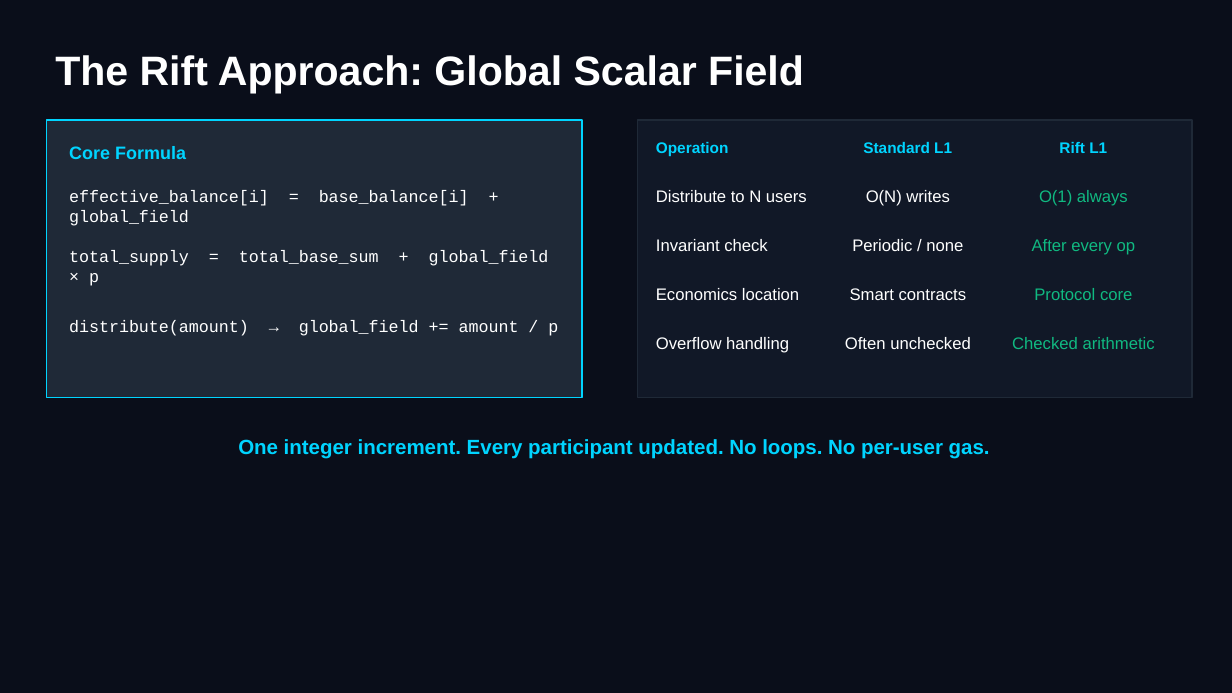
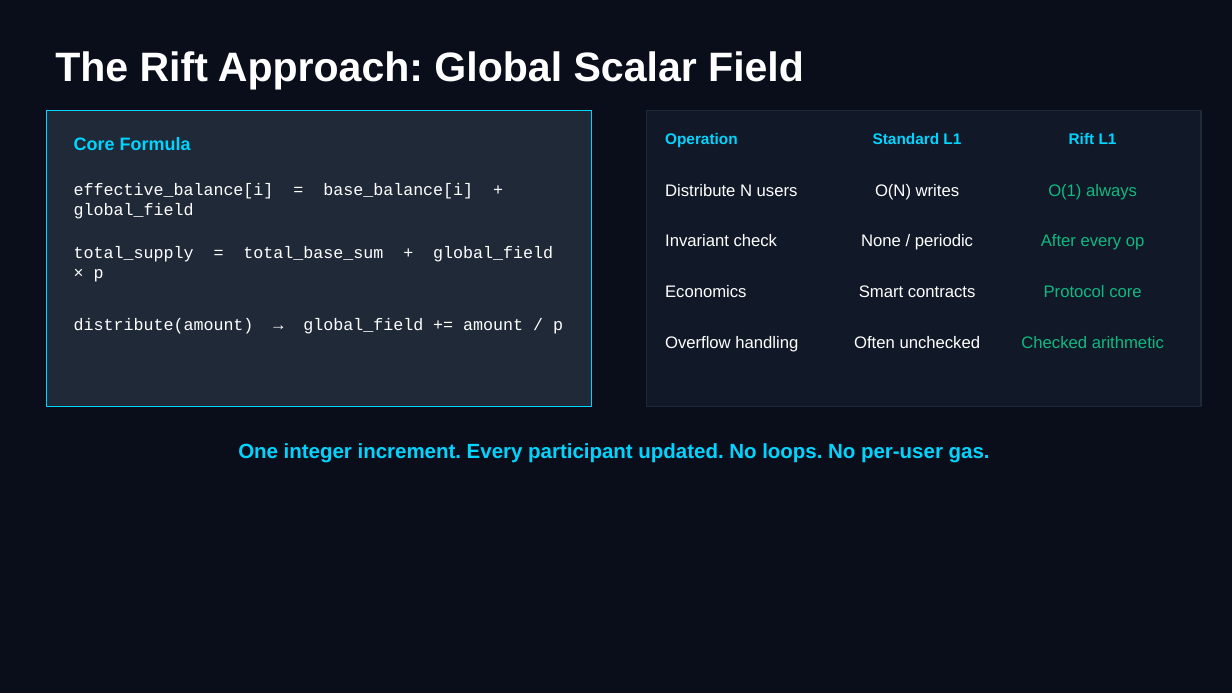
Before and after one commit to RFT-SIRM/Rift-L1-Blockchain, a slide deck: slide 3 of Rift_L1_Pitch.pptx. Drawn at 1232x693 pixels with LibreOffice and Linux fonts; fonts in the diff are those of the drawing. Boxes give left, top, right and bottom in pixels: in the first picture for what was removed or moved away, otherwise in the second. Text is boxed around its words. In the diff, an @@ line names an element or a change of style, - is before the commit and + after.

```diff
--- a/Rift_L1_Pitch.pptx
+++ b/Rift_L1_Pitch.pptx
@@ text "The Rift Approach: Global Scalar ...": place and size @@
-text "The Rift Approach: Global Scalar ..." at <box>55,55,804,94</box>
+text "The Rift Approach: Global Scalar ..." at <box>55,51,804,89</box>
@@ rectangle: place and size @@
-rectangle at <box>46,120,582,397</box>
+rectangle at <box>46,111,592,407</box>
@@ rectangle: place and size @@
-rectangle at <box>638,120,1192,397</box>
+rectangle at <box>647,111,1202,407</box>
@@ 5 texts: place and size @@
-5 texts at <box>656,142,1128,206</box>
+5 texts at <box>665,133,1137,200</box>
@@ text "Core Formula": place and size @@
-text "Core Formula" at <box>69,146,186,159</box>
+text "Core Formula" at <box>74,137,191,150</box>
@@ text "effective_balance[i] = base_balance[i] + global_field": place and size @@
-text "effective_balance[i] = base_balance[i] + global_field" at <box>69,190,269,226</box>
+text "effective_balance[i] = base_balance[i] + global_field" at <box>74,183,274,219</box>
@@ text at <box>665,184,798,196</box>: text changed @@
-Distribute to N users
+Distribute N users
@@ text "total_supply = total_base_sum + global_field ...": place and size @@
-text "total_supply = total_base_sum + global_field ..." at <box>69,250,549,266</box>
+text "total_supply = total_base_sum + global_field ..." at <box>74,246,553,262</box>
@@ 4 texts: place and size @@
-4 texts at <box>656,239,1136,300</box>
+4 texts at <box>665,234,1145,297</box>
@@ text at <box>861,234,973,250</box>: text changed @@
-Periodic / none
+None / periodic
@@ text "distribute(amount) → global_field += amount ...": place and size @@
-text "distribute(amount) → global_field += amount ..." at <box>69,320,558,336</box>
+text "distribute(amount) → global_field += amount ..." at <box>74,318,563,334</box>
@@ text at <box>665,285,746,297</box>: text changed @@
-Economics location
+Economics
@@ 3 texts: place and size @@
-3 texts at <box>656,337,1155,353</box>
+3 texts at <box>665,336,1164,352</box>
@@ text "One integer increment. Every participant ...": place and size @@
-text "One integer increment. Every participant ..." at <box>238,439,990,458</box>
+text "One integer increment. Every participant ..." at <box>238,443,990,463</box>
```
Also in this commit, not shown: 7 other slides changed, 1 slide added, 1 slide removed.
